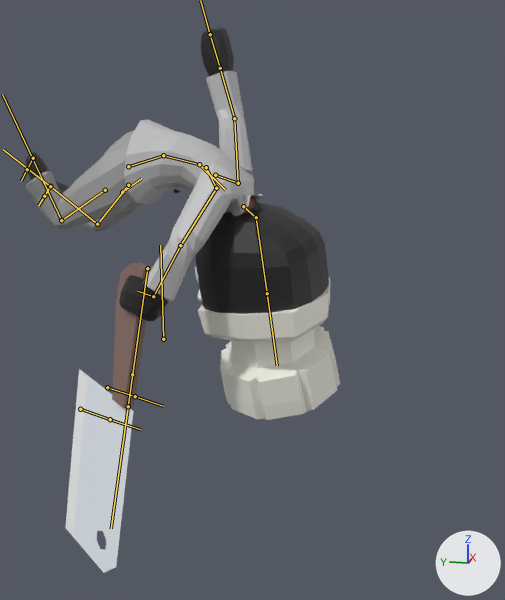
The FBX model CULLinary/Assets/Experiment/TestAssets/FBXActions/Chef_Hat.fbx as it was, and as the next commit left it.
One viewpoint serves both versions: a 50 mm camera at (-5.43, -1.85, 1.73) aimed at (0.03, -0.76, 0.37). The axes (+X, +Y, +Z) are drawn at lower right. The lights are the same throughout. Both versions are drawn at frame 11 of the action 'CharacterArmature|Roll'; the numbers are the values there. The bones that bend it are drawn over the model as lines.

The first picture shows 'Body', 'cookingKnifeChopping'.
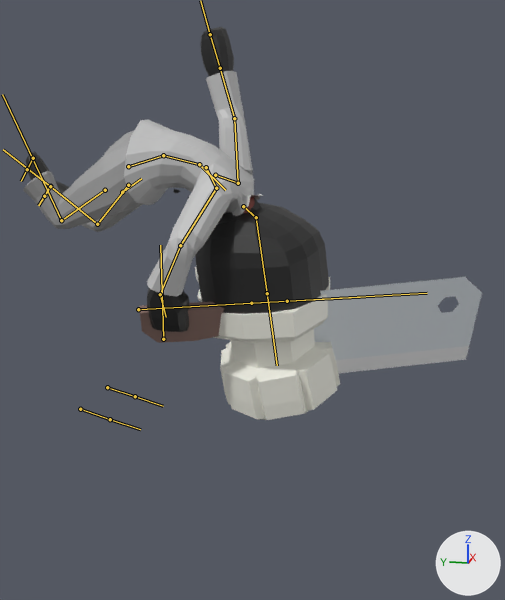
The edits, one by one:
Bone 'LowerArm.R' (bone_lowerarm_r) turns from (-29, -62, 38) to (-39, -55, 60) degrees about its own x, y and z.
Bone 'Fist.R' (bone_fist_r) turns from (-51, 64, 27) to (31, 6, 11) degrees about its own x, y and z.
Bone 'DEF_WEAPON' (bone_def_weapon) moves from (-1.122, 0.9, 0.133) to (-0.791, 0.916, 0.036).
Bone 'DEF_WEAPON' (bone_def_weapon) turns from (-17, -50, -78) to (-71, -173, 20) degrees about its own x, y and z.

Boxes [x1, y1, x2, y2] around the edits, measured in the pictures (505 x 600 px):
'Body', posed
    both: [23, 27, 340, 420]
'cookingKnifeChopping', posed (291% wider, 69% shorter)
    before: [65, 263, 152, 573]
    after: [139, 277, 482, 373]
bone 'LowerArm.R', root to tip
    before: (180, 245) to (153, 296)
    after: (180, 245) to (160, 294)
bone 'Fist.R', root to tip
    before: (153, 296) to (137, 291)
    after: (160, 294) to (166, 317)
bone 'DEF_WEAPON', root to tip
    before: (147, 268) to (128, 406)
    after: (138, 309) to (287, 301)
